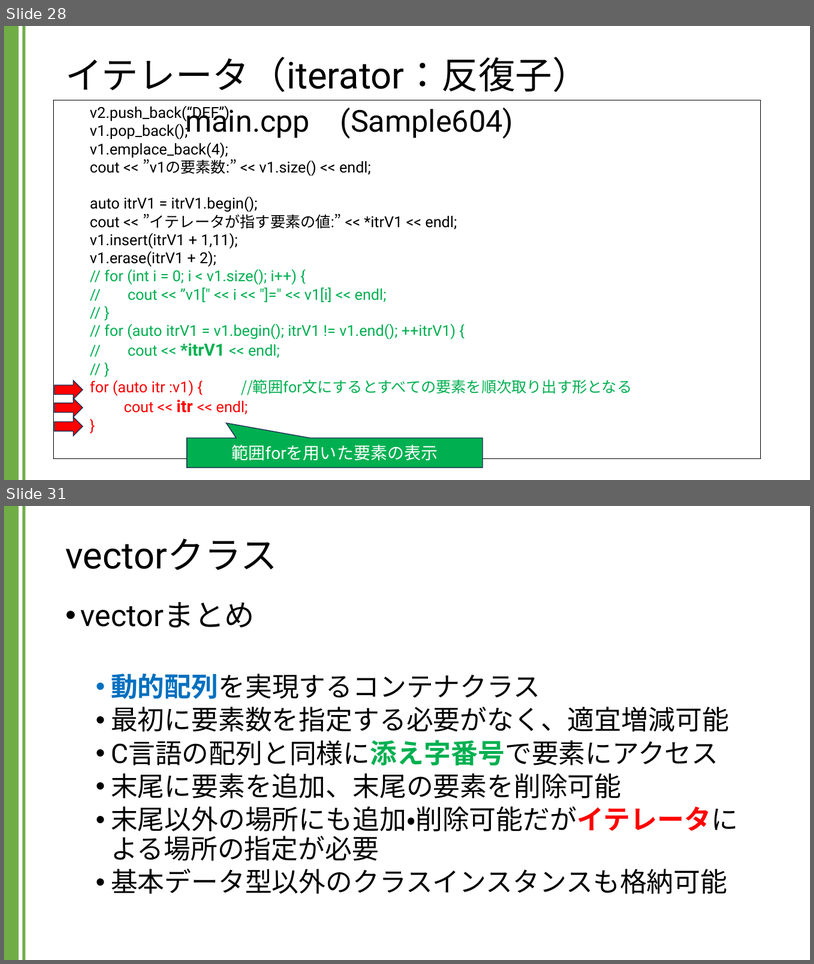
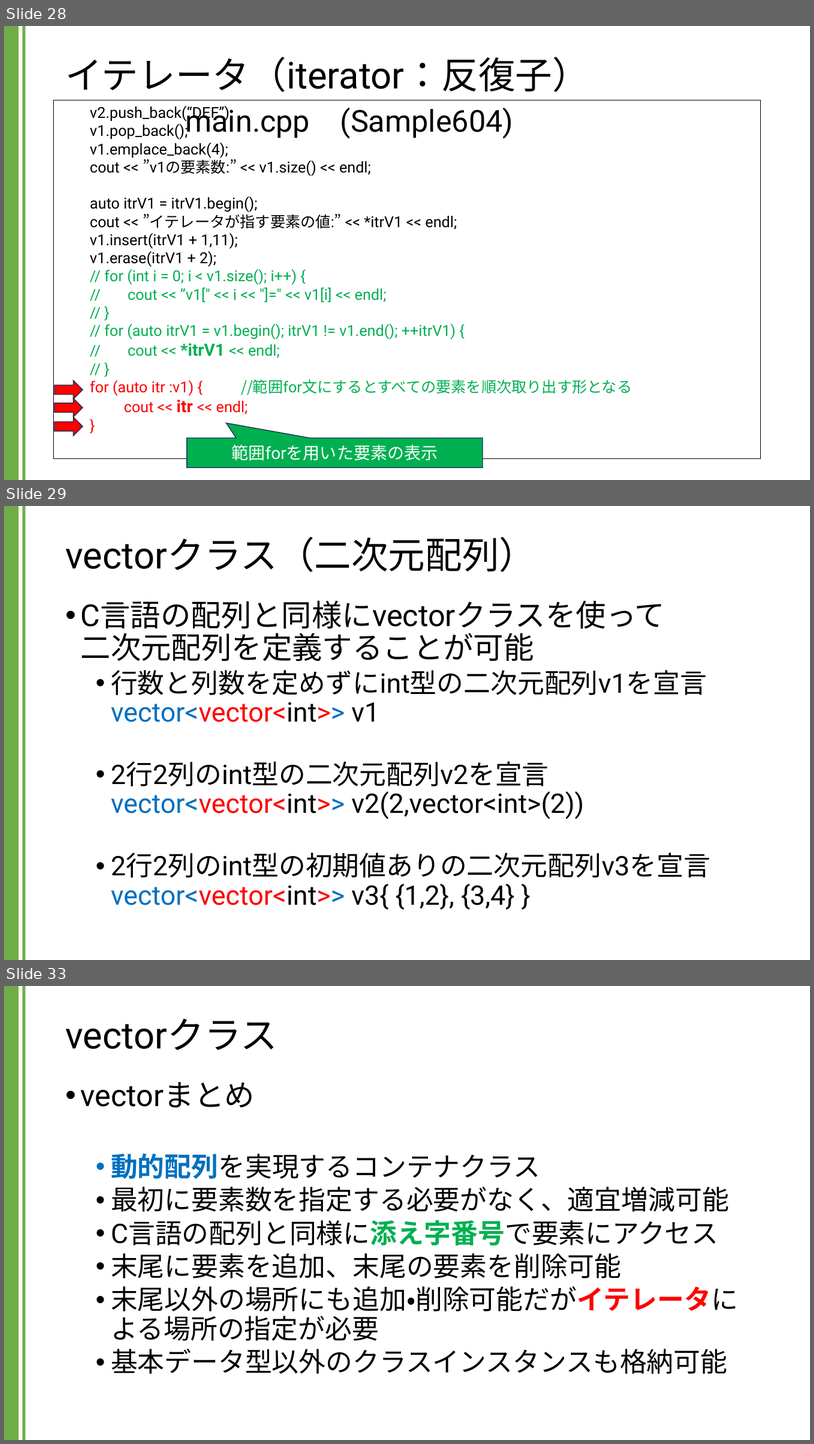
Before and after one commit to kic-murata/cpp2024, a slide deck: 授業資料/講義資料：Vectorクラス.pptx. Shown one above the other, each under a label of ours: slides 28 and 31 before the commit, slides 28, 29 and 33 after it; the slides between them are not shown. The pictures are 814x964 and 814x1444 pixels, drawn with LibreOffice and Linux fonts; fonts in the diff are those of the drawing. Boxes give left, top, right and bottom in pixels: in the first picture for what was removed or moved away, otherwise in the second. Text is boxed around its words. In the diff, an @@ line names an element or a change of style, - is before the commit and + after.

```diff
--- a/授業資料/講義資料：Vectorクラス.pptx
+++ b/授業資料/講義資料：Vectorクラス.pptx
@@ slide 29 added at (4, 506, 810, 960), background #FFFFFF; not listed: 2 template elements that a slide beside it also shows @@
@@ title added at (65, 537, 536, 572), 44 pt, text #000000 @@
+vectorクラス（二次元配列）
@@ text added at (81, 600, 711, 909), 32 pt, text #000000 @@
+• C言語の配列と同様にvectorクラスを使って
+  二次元配列を定義することが可能
+  • 行数と列数を定めずにint型の二次元配列v1を宣言
+    vector<vector<int>> v1
+  • 2行2列のint型の二次元配列v2を宣言
+    vector<vector<int>> v2(2,vector<int>(2))
+  • 2行2列のint型の初期値ありの二次元配列v3を宣言
+    vector<vector<int>> v3{ {1,2}, {3,4} }
@@ what was slide 31 is now slide 33 @@
```
Also in this commit, not shown: 2 slides changed, 3 other slides added, 2 slides removed, 1 other file.
